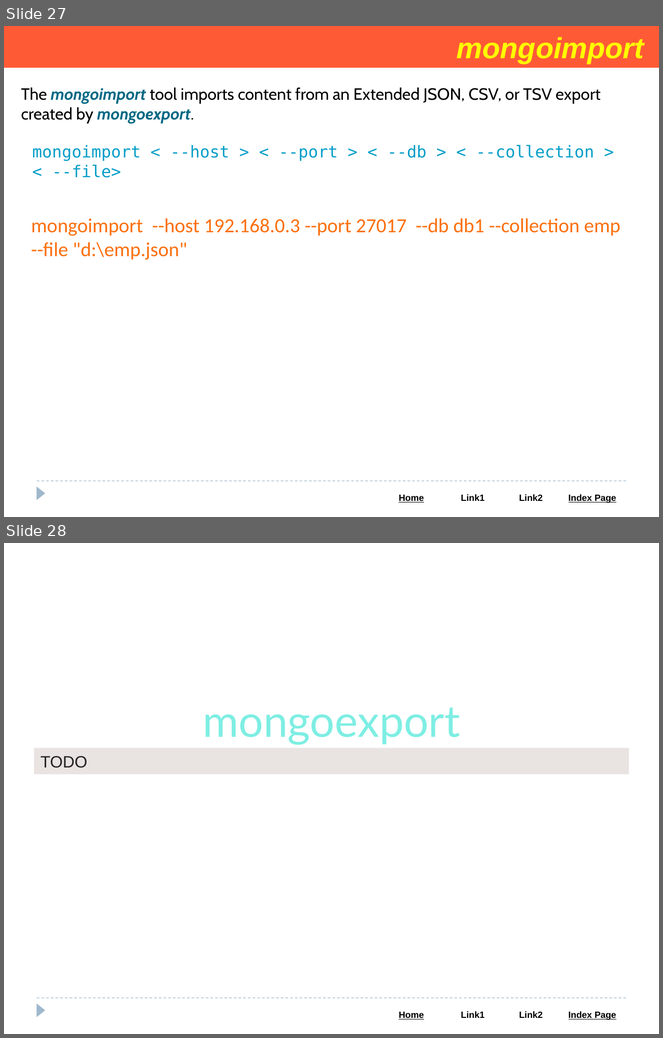
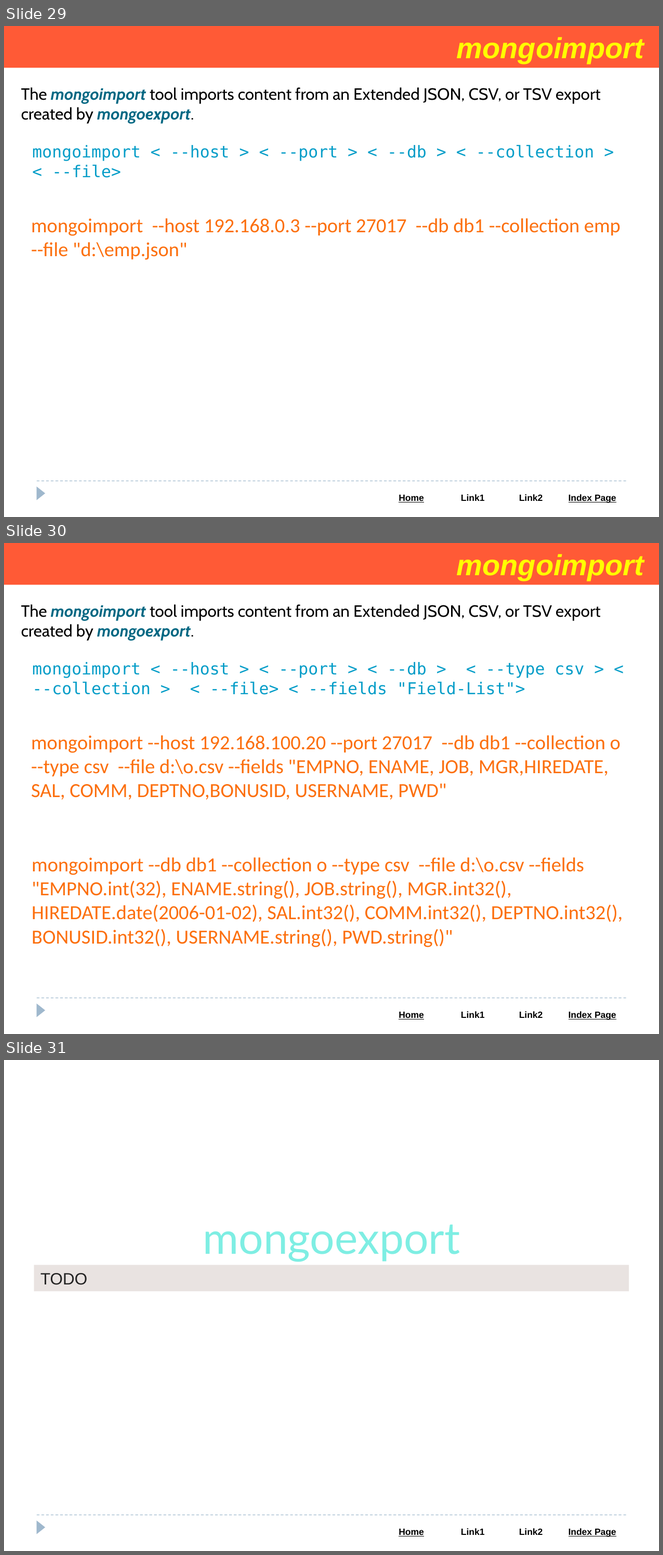
Before and after one commit to Saleel-Bagde/PPT-s, a slide deck: MongoDB PPT.pptx. Shown one above the other, each under a label of ours: slides 27 and 28 before the commit, slides 29, 30 and 31 after it. The pictures are 663x1038 and 663x1555 pixels, drawn with LibreOffice and Linux fonts; fonts in the diff are those of the drawing. Boxes give left, top, right and bottom in pixels: in the first picture for what was removed or moved away, otherwise in the second. Text is boxed around its words. In the diff, an @@ line names an element or a change of style, - is before the commit and + after.

```diff
--- a/MongoDB PPT.pptx
+++ b/MongoDB PPT.pptx
@@ slide 30 added at [4,543,659,1034], background #FFFFFF; not listed: 3 template elements that a slide beside it also shows @@
@@ rectangle added at [4,543,659,585], fill #FF5A36, 32 pt, text #FFFF00, bold, italic @@
+mongoimport
@@ text added at [21,604,600,640], 18 pt, text #000000 @@
+The mongoimport tool imports content from an Extended JSON, CSV, or TSV export created by mongoexport.
@@ text added at [32,662,584,695], 18 pt, text #049DC8 @@
+mongoimport < --host > < --port > < --db > < --type csv > < --collection > < --file> < --fields "Field-List">
@@ text added at [31,735,621,800], 22 pt, text #FC6F0D @@
+mongoimport --host 192.168.100.20 --port 27017 --db db1 --collection o --type csv --file d:\o.csv --fields "EMPNO, ENAME, JOB, MGR,HIREDATE, SAL, COMM, DEPTNO,BONUSID, USERNAME, PWD"
@@ text added at [32,858,623,948], 22 pt, text #FC6F0D @@
+mongoimport --db db1 --collection o --type csv --file d:\o.csv --fields "EMPNO.int(32), ENAME.string(), JOB.string(), MGR.int32(), HIREDATE.date(2006-01-02), SAL.int32(), COMM.int32(), DEPTNO.int32(), BONUSID.int32(), USERNAME.string(), PWD.string()"
@@ what was slide 27 is now slide 29 @@
@@ what was slide 28 is now slide 31 @@
```
Also in this commit, not shown: 3 slides changed, 2 other slides added, 2 other files.
